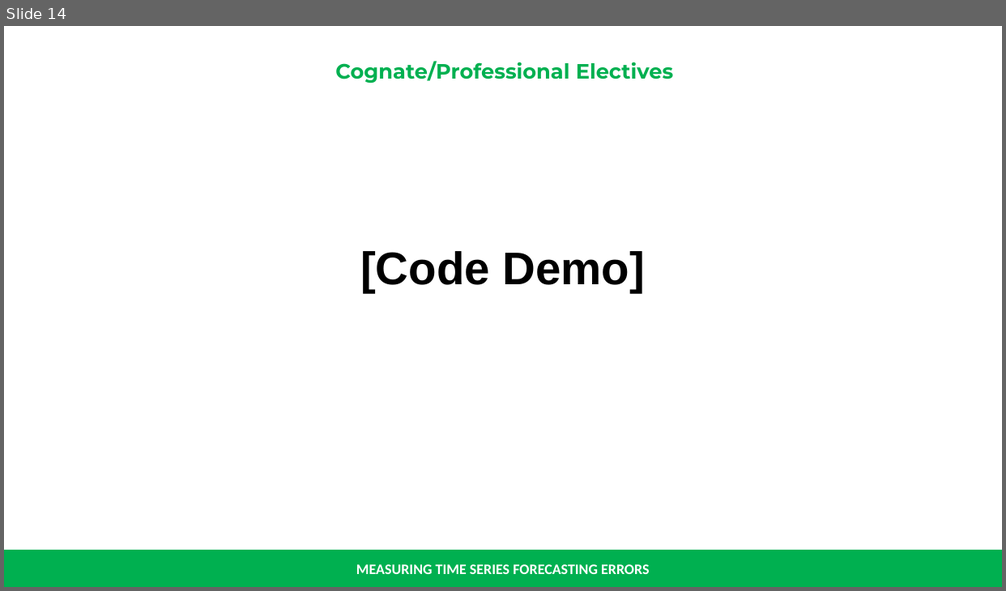
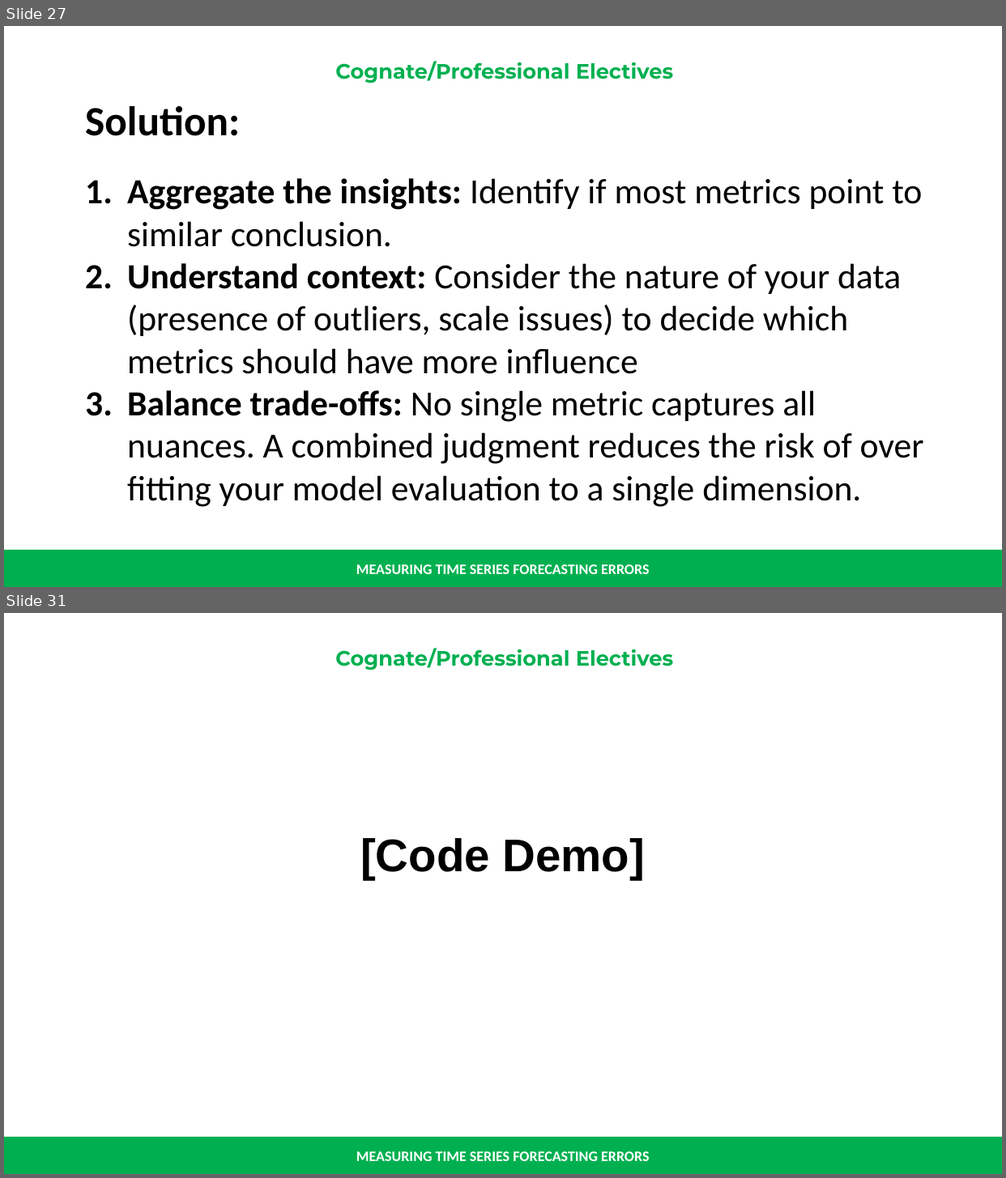
Before and after one commit to renatomaaliw3/public_files, a slide deck: CPE Electives (1 - 3)/01. Lectures Notebook/000. Presentations & Text Books/01. Presentation Slides/06.8 Measuring Forecasting Errors.pptx. Shown one above the other, each under a label of ours: slide 14 before the commit, slides 27 and 31 after it; the slides between them are not shown. The pictures are 1006x591 and 1006x1178 pixels, drawn with LibreOffice and Linux fonts; fonts in the diff are those of the drawing. Boxes give left, top, right and bottom in pixels: in the first picture for what was removed or moved away, otherwise in the second. Text is boxed around its words. In the diff, an @@ line names an element or a change of style, - is before the commit and + after.

```diff
--- a/CPE Electives (1 - 3)/01. Lectures Notebook/000. Presentations & Text Books/01. Presentation Slides/06.8 Measuring Forecasting Errors.pptx
+++ b/CPE Electives (1 - 3)/01. Lectures Notebook/000. Presentations & Text Books/01. Presentation Slides/06.8 Measuring Forecasting Errors.pptx
@@ slide 27 added at (x1=4, y1=26, x2=1002, y2=587), background #FFFFFF; not listed: 3 template elements that a slide beside it also shows @@
@@ text added at (x1=85, y1=106, x2=924, y2=507), 34 pt, text #000000 @@
+Solution:
+1. Aggregate the insights: Identify if most metrics point to similar conclusion.
+2. Understand context: Consider the nature of your data (presence of outliers, scale issues) to decide which metrics should have more influence
+3. Balance trade-offs: No single metric captures all nuances. A combined judgment reduces the risk of over fitting your model evaluation to a single dimension.
@@ what was slide 14 is now slide 31 @@
```
Also in this commit, not shown: 1 slide changed, 16 other slides added, 1 other file.
